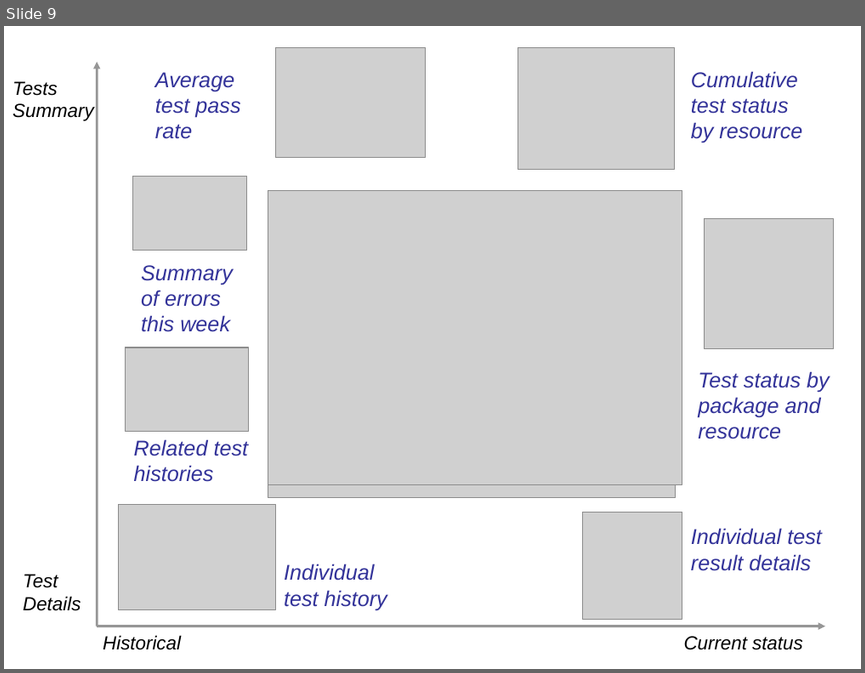
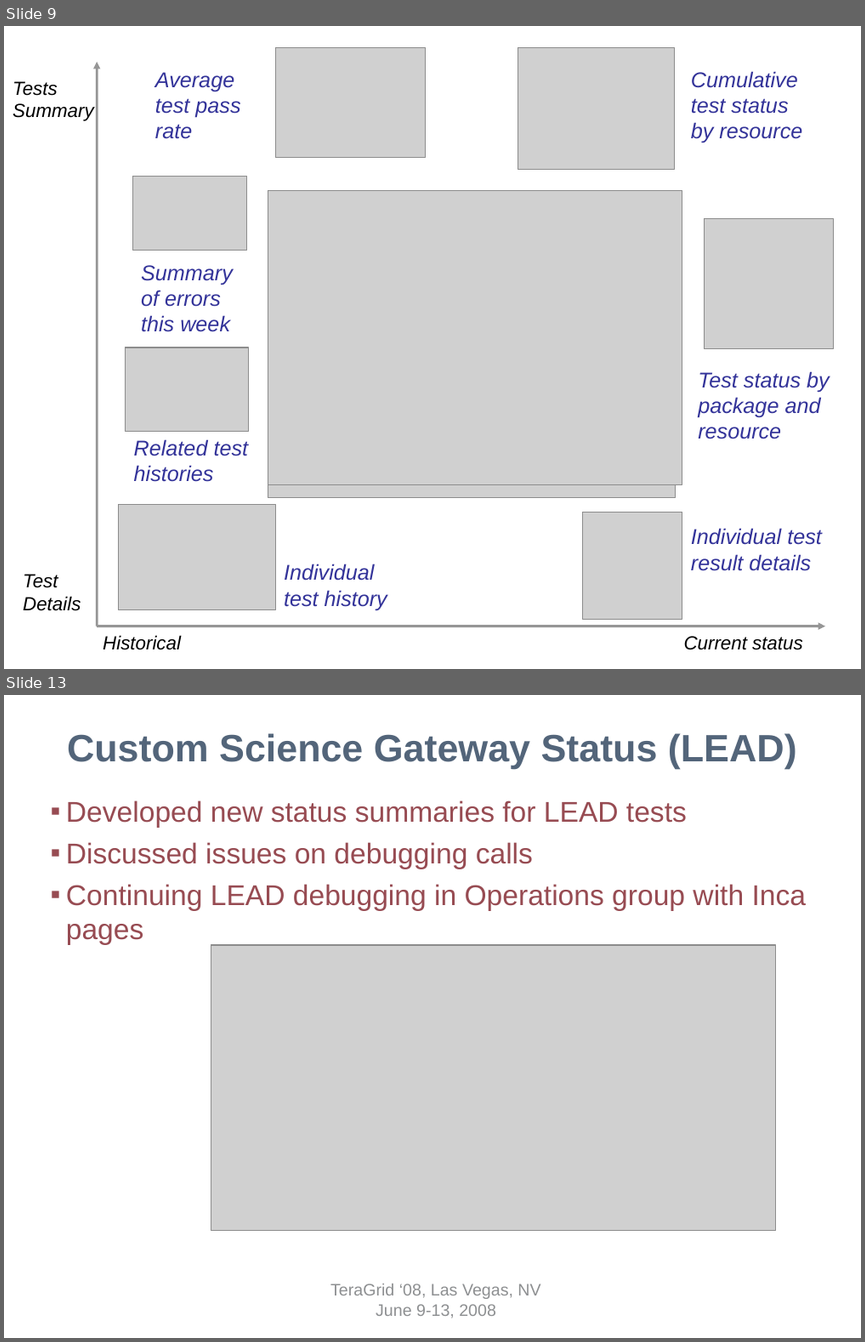
Before and after one commit to IncaProject/inca-xsede, a slide deck: talks/tg08/inca-tg08.ppt. Shown one above the other, each under a label of ours: slide 9 before the commit, slides 9 and 13 after it; the slides between them are not shown. The pictures are 865x673 and 865x1342 pixels, drawn with LibreOffice and Linux fonts; fonts in the diff are those of the drawing; grey boxes stand for pictures; background and template pictures are left out. Boxes give left, top, right and bottom in pixels: in the first picture for what was removed or moved away, otherwise in the second. Text is boxed around its words. In the diff, an @@ line names an element or a change of style, - is before the commit and + after.

```diff
--- a/talks/tg08/inca-tg08.ppt
+++ b/talks/tg08/inca-tg08.ppt
@@ slide 13 added at box(4, 695, 861, 1338), background #FFFFFF @@
@@ title added at box(67, 733, 797, 769), 32 pt, text #53657A, bold @@
+Custom Science Gateway Status (LEAD)
@@ text added at box(66, 800, 806, 945), 24 pt, text #974B52 @@
+  ▪ Developed new status summaries for LEAD tests
+  ▪ Discussed issues on debugging calls
+  ▪ Continuing LEAD debugging in Operations group with Inca pages
@@ picture added at box(211, 945, 776, 1231) @@
@@ text added at box(330, 1283, 540, 1318), 14 pt, text #8D8F91 @@
+TeraGrid ‘08, Las Vegas, NV
+June 9-13, 2008
```
Also in this commit, not shown: 6 slides changed, 2 other slides added, 8 slides removed.
